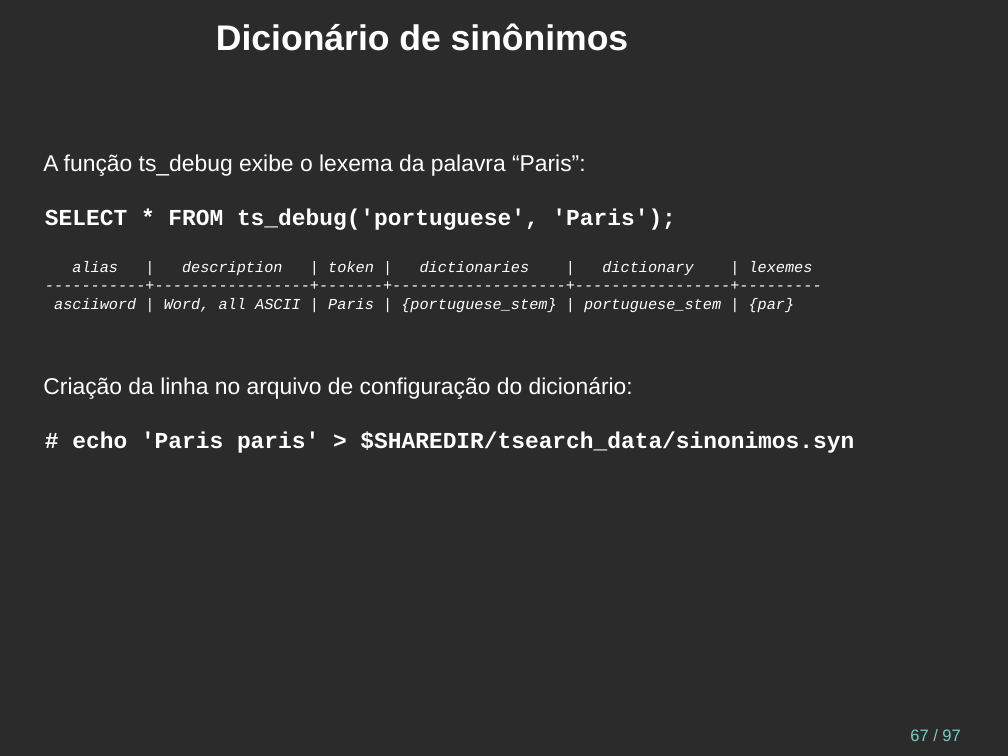
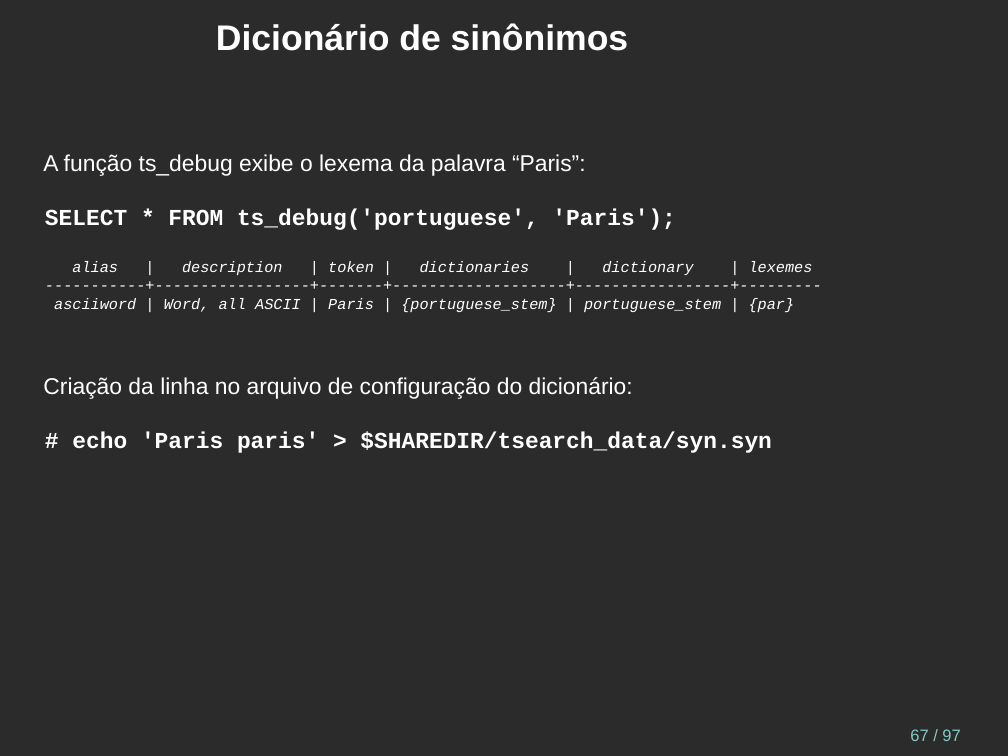
Before and after one commit to juliano777/db_fts, a slide deck: slide 67 of fts_pt-br.odp. Drawn at 1008x756 pixels with LibreOffice and Linux fonts; fonts in the diff are those of the drawing; background and template pictures are left out; a plain dark background stands for a picture behind light text. Boxes give left, top, right and bottom in pixels: in the first picture for what was removed or moved away, otherwise in the second. Text is boxed around its words. In the diff, an @@ line names an element or a change of style, - is before the commit and + after.

```diff
--- a/fts_pt-br.odp
+++ b/fts_pt-br.odp
@@ text at (72, 432, 771, 453): text changed @@
-# echo 'Paris paris' > $SHAREDIR/tsearch_data/sinonimos.syn
+# echo 'Paris paris' > $SHAREDIR/tsearch_data/syn.syn
```
Also in this commit, not shown: 13 other slides changed, 6 other files.
